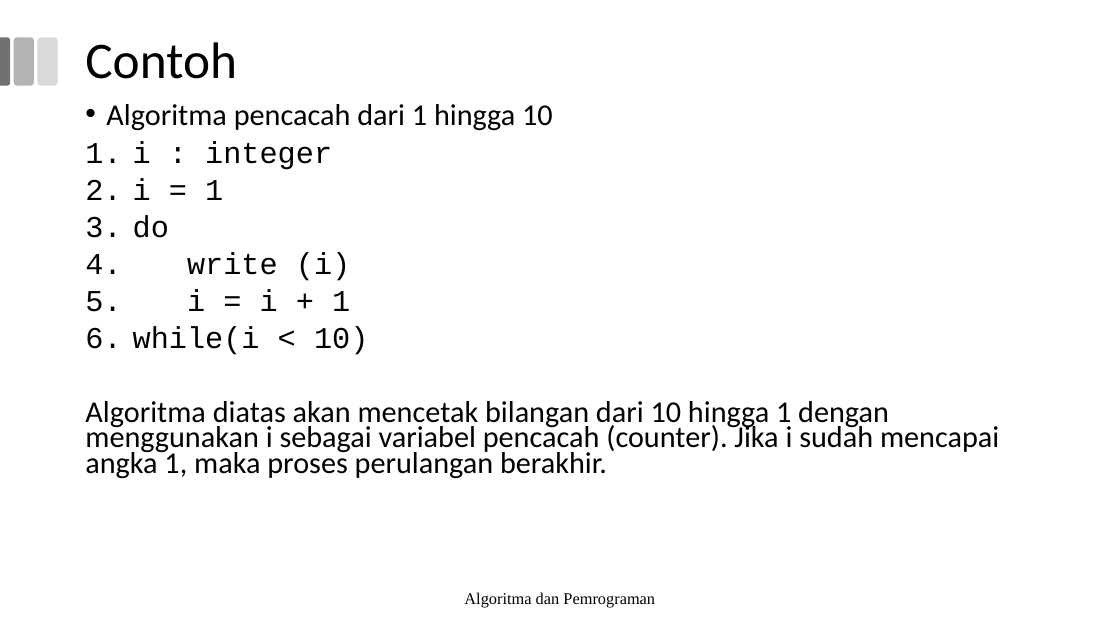
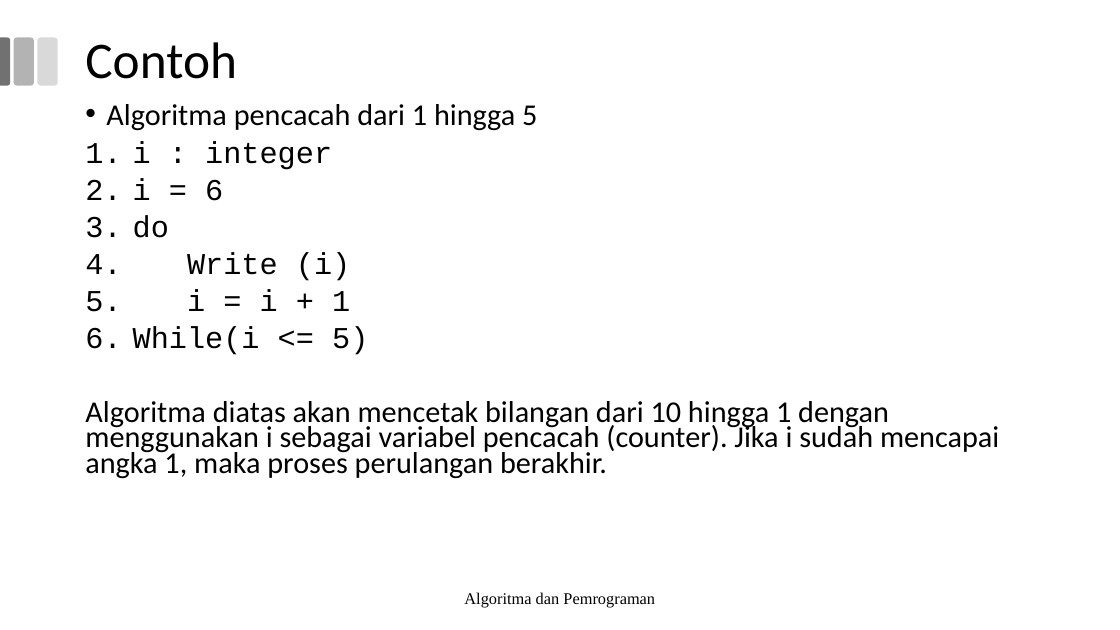
Before and after one commit to miftanurfarid/algoritme_pemrograman, a slide deck: slide 21 of slide/2024/pertemuan_04/Materi Minggu 4 TPB Alpro.odp. Drawn at 1120x630 pixels with LibreOffice and Linux fonts; fonts in the diff are those of the drawing; background and template pictures are left out. Boxes give left, top, right and bottom in pixels: in the first picture for what was removed or moved away, otherwise in the second. Text is boxed around its words. In the diff, an @@ line names an element or a change of style, - is before the commit and + after.

```diff
--- a/slide/2024/pertemuan_04/Materi Minggu 4 TPB Alpro.odp
+++ b/slide/2024/pertemuan_04/Materi Minggu 4 TPB Alpro.odp
@@ text at (106,104,537,131): text changed @@
-• Algoritma pencacah dari 1 hingga 10
+• Algoritma pencacah dari 1 hingga 5
@@ text at (133,178,223,201): text changed @@
-2. i = 1
+2. i = 6
@@ text at (187,252,350,281): text changed @@
-4. write (i)
+4. Write (i)
@@ text at (133,326,368,355): text changed @@
-6. while(i < 10)
+6. While(i <= 5)
```
Also in this commit, not shown: 2 other slides changed, 13 other files.
